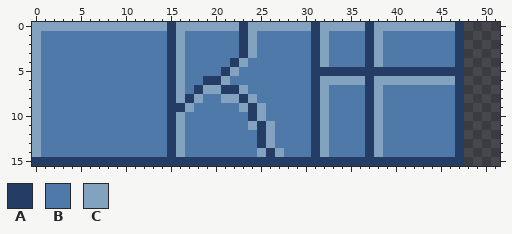
Sprite sheet, stored at Assets/Tiles/Dungeon/DungeonOne.png. Above, as it was before the edit.
The file is 128x16 pixels. Shown: x 0..51, y 0..15.
Palette (. is transparent): A #253c64  B #4e79a9  C #82a2c0
Pixels before, first column x 0:
 0 CCCCCCCCCCCCCCCACCCCCCCACCCCCCCACCCCCACCCCCCCCCA
 1 CBBBBBBBBBBBBBBACBBBBBBACBBBBBBACBBBBACBBBBBBBBA
 2 CBBBBBBBBBBBBBBACBBBBBBACBBBBBBACBBBBACBBBBBBBBA
 3 CBBBBBBBBBBBBBBACBBBBBBACBBBBBBACBBBBACBBBBBBBBA
 4 CBBBBBBBBBBBBBBACBBBBBACBBBBBBBACBBBBACBBBBBBBBA
 5 CBBBBBBBBBBBBBBACBBBBACBBBBBBBBAAAAAAAAAAAAAAAAA
 6 CBBBBBBBBBBBBBBACBBAACBBBBBBBBBACCCCCACCCCCCCCCA
 7 CBBBBBBBBBBBBBBACBACCAACBBBBBBBACBBBBACBBBBBBBBA
 8 CBBBBBBBBBBBBBBACACBBCCACBBBBBBACBBBBACBBBBBBBBA
 9 CBBBBBBBBBBBBBBAACBBBBBCACBBBBBACBBBBACBBBBBBBBA
10 CBBBBBBBBBBBBBBACBBBBBBBACBBBBBACBBBBACBBBBBBBBA
11 CBBBBBBBBBBBBBBACBBBBBBBCACBBBBACBBBBACBBBBBBBBA
12 CBBBBBBBBBBBBBBACBBBBBBBBACBBBBACBBBBACBBBBBBBBA
13 CBBBBBBBBBBBBBBACBBBBBBBBACBBBBACBBBBACBBBBBBBBA
14 CBBBBBBBBBBBBBBACBBBBBBBBCACBBBACBBBBACBBBBBBBBA
15 AAAAAAAAAAAAAAAAAAAAAAAAAAAAAAAAAAAAAAAAAAAAAAAA
And afterwards:
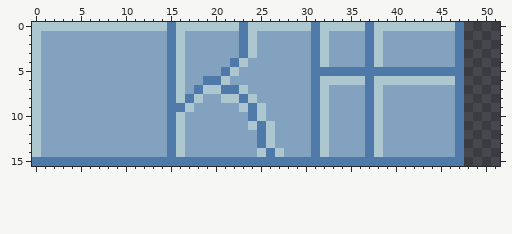
Message: 地板色調調整
The exact change:
colour A: #253c64 -> #4e79a9
colour B: #4e79a9 -> #82a2c0
colour C: #82a2c0 -> #adc7d1
Pixel boxes of the changes (left, top, right, bottom) in both pictures:
changed: (32, 22, 464, 166)
